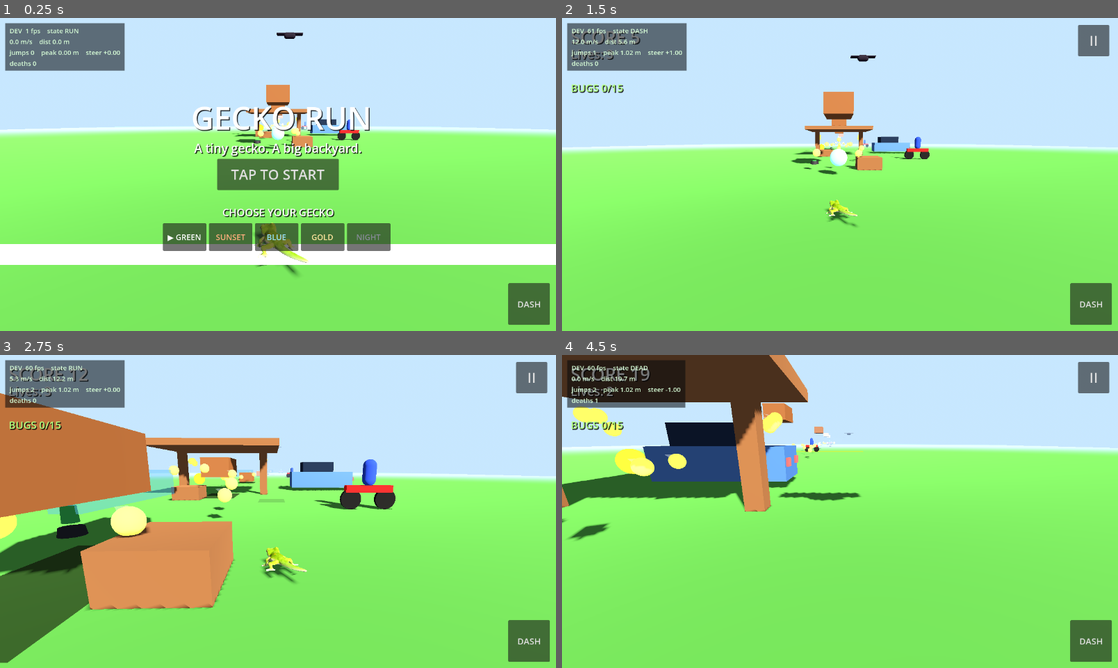
Above: before the commit, frames 1-4 (two rows, left to right).
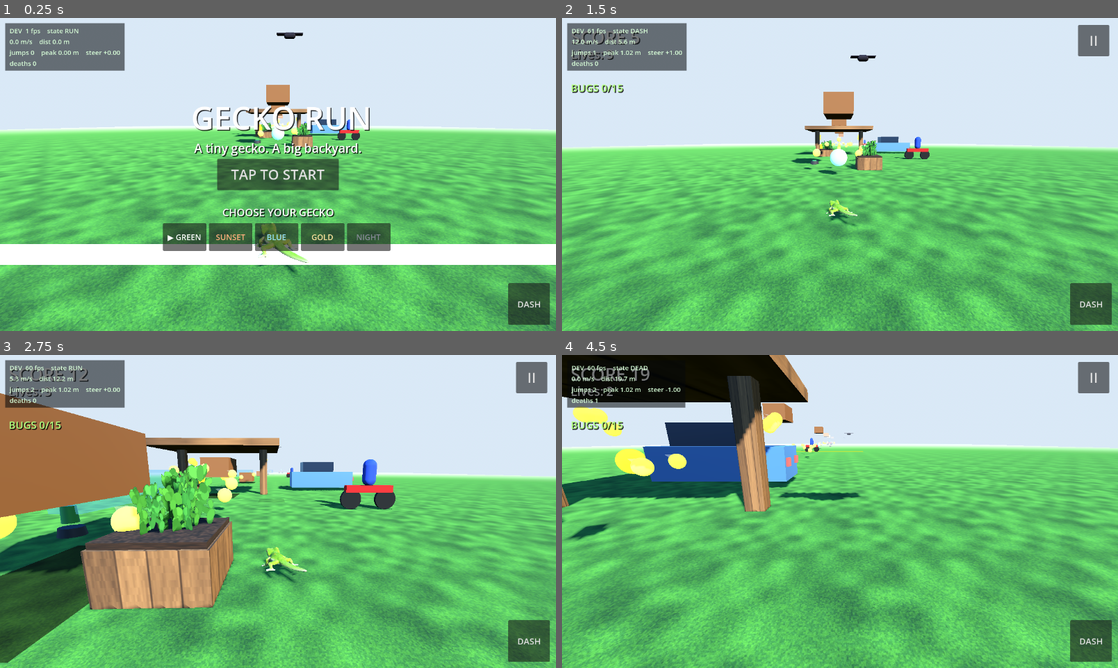
Above: after the commit, the same moments.

Repository: g-shankar/Gecko-run
Game: Godot game, scene res://scenes/main.tscn
Two runs of this game, one before a commit and one after it. Both use one fixed random seed, a clock stepped at 60 frames per second and the inputs below.
Inputs (mouse positions are in pixels of both pictures, inside the frame that each line leads up to):
- Up to frame 1 (0.25 s): no input
- Up to frame 2 (1.5 s): click "TAP TO START" at 0.5 s; move the mouse to (962, 158) at 1.27 s; hold D (steer_right) from 1.28 s (still down); tap Shift (dash) at 1.35 s; click (962, 158) at 1.42 s
- Up to frame 3 (2.75 s): tap Space (jump) at 1.52, 1.82 s; release D (steer_right) at 2 s; drag from (166, 527) to (250, 574) at 2.02 s
- Up to frame 4 (4.5 s): move the mouse to (895, 442) at 2.77 s; hold D (steer_right) 2.78-3.5 s; tap Shift (dash) at 2.85, 4.35 s; drag from (812, 574) to (673, 464) at 3.52 s; move the mouse to (1006, 558) at 4.27 s; hold A (steer_left) from 4.28 s (still down)

The runs differ from the first frame. In frame 1, 50% of the frame differs, in the area x 0-100%, y 4-100%; in frame 2, 56%; in frame 3, 59%; in frame 4, 71%, in the area x 0-100%, y 0-100%.

Commit message:
P24: Florida backyard art pass

Diff:
--- a/scenes/main.tscn
+++ b/scenes/main.tscn
@@ -9,6 +9,7 @@
 [ext_resource type="Script" path="res://scripts/systems/shield_pickup.gd" id="7"]
 [ext_resource type="Script" path="res://scripts/systems/level.gd" id="8"]
 [ext_resource type="Script" path="res://scripts/ui/game_ui.gd" id="9"]
+[ext_resource type="Script" path="res://scripts/systems/backyard_art.gd" id="10"]
 
 [sub_resource type="ProceduralSkyMaterial" id="ProceduralSkyMaterial_1"]
 sky_top_color = Color(0.3, 0.52, 0.88, 1)
@@ -139,6 +140,9 @@
 
 [node name="GameUI" type="CanvasLayer" parent="."]
 script = ExtResource("9")
+
+[node name="BackyardArt" type="Node3D" parent="."]
+script = ExtResource("10")
 # Note: the rig auto-discovers its target via the "gecko" group (see
 # camera_rig.gd). A `target = NodePath("../Gecko")` override does NOT work
 # here -- Godot 4 does not reliably resolve NodePath overrides that point
--- /dev/null
+++ b/scripts/systems/backyard_art.gd
@@ -0,0 +1,316 @@
+extends Node3D
+class_name BackyardArt
+## P24: Florida backyard art pass — VISUALS ONLY.
+##
+## Runs once at scene start and re-skins the gray-box world: a procedural
+## grass lawn, a wooden fence, planted garden beds, a Florida sky, and a
+## warm shadow-casting sun. Every texture is generated in code (no binary
+## assets, no import-pipeline risk). Collision shapes, spawn positions, and
+## gameplay scripts are never touched.
+
+const GRASS_SIZE := 384
+const WOOD_SIZE := 256
+const SOIL_SIZE := 128
+const LEAF_SIZE := 128
+
+var _rng := RandomNumberGenerator.new()
+
+
+func _ready() -> void:
+	_rng.seed = 20260908
+	_setup_environment()
+	_setup_sun()
+	_paint_ground()
+	_paint_fence()
+	_paint_planters()
+	_paint_pergola()
+
+
+## Blue Florida sky, warm haze at the horizon, sky-sourced ambient light,
+## gentle depth fog so the long route fades naturally.
+func _setup_environment() -> void:
+	var we := get_parent().get_node_or_null("WorldEnvironment") as WorldEnvironment
+	if we == null:
+		return
+	var sky_mat := ProceduralSkyMaterial.new()
+	sky_mat.sky_top_color = Color(0.20, 0.44, 0.90)
+	sky_mat.sky_horizon_color = Color(0.74, 0.83, 0.93)
+	sky_mat.ground_bottom_color = Color(0.14, 0.18, 0.11)
+	sky_mat.ground_horizon_color = Color(0.55, 0.66, 0.55)
+	sky_mat.sun_angle_max = 25.0
+	var sky := Sky.new()
+	sky.sky_material = sky_mat
+	var env := Environment.new()
+	env.background_mode = Environment.BG_SKY
+	env.sky = sky
+	env.ambient_light_source = Environment.AMBIENT_SOURCE_SKY
+	env.ambient_light_energy = 0.65
+	env.tonemap_mode = Environment.TONE_MAPPER_FILMIC
+	env.fog_enabled = true
+	env.fog_mode = Environment.FOG_MODE_DEPTH
+	env.fog_light_color = Color(0.74, 0.83, 0.93)
+	env.fog_depth_begin = 35.0
+	env.fog_depth_end = 130.0
+	we.environment = env
+
+
+## Warm afternoon sun; shadows stay on (the gecko's shadow grounds it).
+func _setup_sun() -> void:
+	var sun := get_parent().get_node_or_null("Sun") as DirectionalLight3D
+	if sun == null:
+		return
+	sun.light_color = Color(1.0, 0.94, 0.83)
+	sun.light_energy = 1.3
+	sun.shadow_enabled = true
+
+
+## The lawn: mottled procedural grass tiled every ~2 m.
+func _paint_ground() -> void:
+	var ground := get_parent().get_node_or_null("Ground") as MeshInstance3D
+	if ground == null:
+		return
+	var mat := StandardMaterial3D.new()
+	mat.albedo_texture = _make_grass_texture()
+	mat.roughness = 0.95
+	mat.uv1_scale = Vector3(60, 280, 1)
+	ground.material_override = mat
+
+
+## The finish-gate fence becomes weathered vertical planks.
+func _paint_fence() -> void:
+	var fence := get_parent().get_node_or_null("Fence") as Node3D
+	if fence == null:
+		return
+	var mi := fence.get_node_or_null("MeshInstance3D") as MeshInstance3D
+	if mi == null:
+		return
+	var mat := StandardMaterial3D.new()
+	mat.albedo_texture = _make_wood_texture()
+	mat.roughness = 0.9
+	mat.uv1_scale = Vector3(10, 1.6, 1)
+	mi.material_override = mat
+
+
+## Planter boxes become garden beds: wood sides, soil top, leafy plants.
+## Plants are decoration only — no collision, inside the box footprint.
+func _paint_planters() -> void:
+	var wood := _make_wood_texture()
+	var soil := _make_soil_texture()
+	var leaf := _make_leaf_texture()
+	for pname in ["PlanterBoxA", "PlanterBoxB"]:
+		var pb := get_parent().get_node_or_null(pname) as Node3D
+		if pb == null:
+			continue
+		var mi := pb.get_node_or_null("MeshInstance3D") as MeshInstance3D
+		if mi != null:
+			var wmat := StandardMaterial3D.new()
+			wmat.albedo_texture = wood
+			wmat.roughness = 0.9
+			wmat.uv1_scale = Vector3(1.5, 1, 1)
+			mi.material_override = wmat
+		_add_soil_and_plants(pb, soil, leaf)
+
+
+func _add_soil_and_plants(pb: Node3D, soil_tex: Texture2D, leaf_tex: Texture2D) -> void:
+	var soil_mat := StandardMaterial3D.new()
+	soil_mat.albedo_texture = soil_tex
+	soil_mat.roughness = 1.0
+	var slab := MeshInstance3D.new()
+	slab.name = "SoilSlab"
+	var bm := BoxMesh.new()
+	bm.size = Vector3(1.14, 0.1, 1.14)
+	bm.material = soil_mat
+	slab.mesh = bm
+	slab.position = Vector3(0, 0.32, 0)
+	pb.add_child(slab)
+	var leaf_mat := StandardMaterial3D.new()
+	leaf_mat.albedo_texture = leaf_tex
+	leaf_mat.roughness = 0.9
+	leaf_mat.transparency = BaseMaterial3D.TRANSPARENCY_ALPHA_SCISSOR
+	leaf_mat.alpha_scissor_threshold = 0.5
+	leaf_mat.cull_mode = BaseMaterial3D.CULL_DISABLED
+	for i in 5:
+		var plant := _make_plant(leaf_mat)
+		plant.name = "Plant%d" % (i + 1)
+		plant.position = Vector3(
+			_rng.randf_range(-0.36, 0.36), 0.37, _rng.randf_range(-0.36, 0.36))
+		plant.rotation.y = _rng.randf() * TAU
+		var s := _rng.randf_range(0.8, 1.25)
+		plant.scale = Vector3(s, s * _rng.randf_range(0.9, 1.3), s)
+		pb.add_child(plant)
+
+
+## One plant = two crossed alpha-cutout quads (4 tris, trivial cost).
+func _make_plant(mat: Material) -> Node3D:
+	var p := Node3D.new()
+	p.name = "Plant"
+	for r in 2:
+		var q := MeshInstance3D.new()
+		var qm := QuadMesh.new()
+		qm.size = Vector2(0.5, 0.55)
+		qm.material = mat
+		q.mesh = qm
+		q.position = Vector3(0, 0.27, 0)
+		q.rotation.y = r * PI / 2.0
+		p.add_child(q)
+	return p
+
+
+## The P20 pergola keeps its climbable boxes; they just look like wood now.
+func _paint_pergola() -> void:
+	var level := get_parent().get_node_or_null("Level")
+	if level == null:
+		return
+	var pergola := level.get_node_or_null("Pergola")
+	if pergola == null:
+		return
+	var mat := StandardMaterial3D.new()
+	mat.albedo_texture = _make_wood_texture()
+	mat.roughness = 0.9
+	for body in pergola.get_children():
+		for c in body.get_children():
+			if c is MeshInstance3D:
+				(c as MeshInstance3D).material_override = mat
+
+
+# ---------------------------------------------------------------- textures
+
+func _make_grass_texture() -> ImageTexture:
+	var n := GRASS_SIZE
+	var gw := 48
+	var grid := PackedFloat32Array()
+	grid.resize(gw * gw)
+	for gy in gw:
+		for gx in gw:
+			grid[gy * gw + gx] = _pvnoise(gx * 8.0 / gw, gy * 8.0 / gw, 11, 8, 8)
+	var img := Image.create(n, n, false, Image.FORMAT_RGB8)
+	for y in n:
+		for x in n:
+			var fx := float(x) / n * gw
+			var fy := float(y) / n * gw
+			var mottle := _sample_grid(grid, gw, fx, fy)
+			var clump := _hash(x / 3, y / 3, 91)
+			var grain := _hash(x, y, 37)
+			var g := 0.40 + (mottle - 0.5) * 0.20 + (clump - 0.5) * 0.10 + (grain - 0.5) * 0.08
+			var r := 0.22 + (mottle - 0.5) * 0.14 + (clump - 0.5) * 0.08 + (grain - 0.5) * 0.06
+			var b := 0.14 + (mottle - 0.5) * 0.07 + (grain - 0.5) * 0.05
+			img.set_pixel(x, y, Color(r, g, b))
+	# Short blade strokes for a lawn feel at gecko height.
+	for i in 700:
+		var x := _rng.randi_range(0, n - 1)
+		var y := _rng.randi_range(0, n - 1)
+		var dark := _rng.randf() < 0.6
+		for k in _rng.randi_range(2, 5):
+			var yy := y + k
+			if yy >= n:
+				break
+			var c := img.get_pixel(x, yy)
+			img.set_pixel(x, yy, c * (0.82 if dark else 1.12))
+	img.generate_mipmaps()
+	return ImageTexture.create_from_image(img)
+
+
+func _make_wood_texture() -> ImageTexture:
+	var n := WOOD_SIZE
+	var planks := 8
+	var pw := n / planks
+	var img := Image.create(n, n, false, Image.FORMAT_RGB8)
+	for y in n:
+		for x in n:
+			var plank := x / pw
+			var ptone := _hash(plank, 7, 51)
+			var grain := _pvnoise(x / 4.0, y / 64.0, 77, 64, 4)
+			var streak := _hash(x / 2, y / 16, 63)
+			var v := 0.85 + (ptone - 0.5) * 0.35 + (grain - 0.5) * 0.22 + (streak - 0.5) * 0.12
+			var c := Color(0.52 * v, 0.36 * v, 0.23 * v)
+			if x % pw < 2:
+				c *= 0.55 # plank seam
+			img.set_pixel(x, y, c)
+	img.generate_mipmaps()
+	return ImageTexture.create_from_image(img)
+
+
+func _make_soil_texture() -> ImageTexture:
+	var n := SOIL_SIZE
+	var img := Image.create(n, n, false, Image.FORMAT_RGB8)
+	for y in n:
+		for x in n:
+			var grain := _hash(x, y, 71)
+			var clump := _hash(x / 4, y / 4, 83)
+			var v := 0.75 + (grain - 0.5) * 0.6 + (clump - 0.5) * 0.3
+			img.set_pixel(x, y, Color(0.24 * v, 0.16 * v, 0.11 * v))
+	img.generate_mipmaps()
+	return ImageTexture.create_from_image(img)
+
+
+## A cluster of painted leaves on transparency; alpha-scissored in 3D.
+func _make_leaf_texture() -> ImageTexture:
+	var n := LEAF_SIZE
+	var img := Image.create(n, n, true, Image.FORMAT_RGBA8)
+	img.fill(Color(0, 0, 0, 0))
+	for i in 52:
+		var cx := _rng.randf_range(14, n - 14)
+		var cy := _rng.randf_range(20, n - 8)
+		var rx := _rng.randf_range(5, 11)
+		var ry := _rng.randf_range(9, 18)
+		var ang := _rng.randf() * PI
+		var shade := _rng.randf()
+		var leaf := Color(0.16 + shade * 0.14, 0.38 + shade * 0.2, 0.12 + shade * 0.1)
+		var ca := cos(ang)
+		var sa := sin(ang)
+		var x0 := int(max(0, cx - rx - 2))
+		var x1 := int(min(n - 1, cx + rx + 2))
+		var y0 := int(max(0, cy - ry - 2))
+		var y1 := int(min(n - 1, cy + ry + 2))
+		for yy in range(y0, y1 + 1):
+			for xx in range(x0, x1 + 1):
+				var dx := xx - cx
+				var dy := yy - cy
+				var lx := dx * ca + dy * sa
+				var ly := -dx * sa + dy * ca
+				if (lx * lx) / (rx * rx) + (ly * ly) / (ry * ry) <= 1.0:
+					img.set_pixel(xx, yy, leaf)
+	img.generate_mipmaps()
+	return ImageTexture.create_from_image(img)
+
+
+# ------------------------------------------------------------------ noise
+
+func _hash(x: int, y: int, seed: int) -> float:
+	var h: int = x * 374761393 + y * 668265263 + seed * 144269504088
+	h = (h ^ (h >> 13)) * 1274126177
+	h = h ^ (h >> 16)
+	return float(h & 0x7fffffff) / 2147483647.0
+
+
+## Tileable value noise: lattice wraps at (px, py) so textures tile cleanly.
+func _pvnoise(x: float, y: float, seed: int, px: int, py: int) -> float:
+	var xi := int(floorf(x))
+	var yi := int(floorf(y))
+	var xf: float = x - floorf(x)
+	var yf: float = y - floorf(y)
+	var u: float = xf * xf * (3.0 - 2.0 * xf)
+	var v: float = yf * yf * (3.0 - 2.0 * yf)
+	var x0 := posmod(xi, px)
+	var y0 := posmod(yi, py)
+	var x1 := posmod(xi + 1, px)
+	var y1 := posmod(yi + 1, py)
+	var a := _hash(x0, y0, seed)
+	var b := _hash(x1, y0, seed)
+	var c := _hash(x0, y1, seed)
+	var d := _hash(x1, y1, seed)
+	return a + (b - a) * u + (c - a) * v + (a - b - c + d) * u * v
+
+
+func _sample_grid(grid: PackedFloat32Array, gw: int, fx: float, fy: float) -> float:
+	var x0 := posmod(int(floor(fx)), gw)
+	var y0 := posmod(int(floor(fy)), gw)
+	var x1 := (x0 + 1) % gw
+	var y1 := (y0 + 1) % gw
+	var tx: float = fx - floorf(fx)
+	var ty: float = fy - floorf(fy)
+	var a: float = grid[y0 * gw + x0]
+	var b: float = grid[y0 * gw + x1]
+	var c: float = grid[y1 * gw + x0]
+	var d: float = grid[y1 * gw + x1]
+	return a + (b - a) * tx + (c - a) * ty + (a - b - c + d) * tx * ty
--- /dev/null
+++ b/tests/test_p24.gd
@@ -0,0 +1,141 @@
+extends SceneTree
+## Gecko Run — P24 tests: Florida backyard art pass (visuals only).
+##
+## 1. BackyardArt node exists in the main scene.
+## 2. WorldEnvironment uses a sky background (BG_SKY) with a ProceduralSkyMaterial.
+## 3. A DirectionalLight3D sun exists with shadows enabled.
+## 4. Ground has a textured grass material_override.
+## 5. Fence mesh has a textured wood material_override.
+## 6. Planter boxes have wood material, a SoilSlab, and leafy plants
+##    (alpha-cutout, no collision).
+## 7. Pergola meshes got the wood material.
+## 8. Collision is untouched: ground boundary shape, planter/fence box
+##    shapes and sizes, planter positions.
+
+var _pass := 0
+var _fail := 0
+
+
+func check(cond: bool, label: String) -> void:
+	if cond:
+		_pass += 1
+		print("PASS: ", label)
+	else:
+		_fail += 1
+		print("FAIL: ", label)
+
+
+func _tex_of(mi: MeshInstance3D) -> Texture2D:
+	if mi == null:
+		return null
+	var m := mi.material_override as StandardMaterial3D
+	if m == null:
+		return null
+	return m.albedo_texture
+
+
+func _initialize() -> void:
+	# --- GameState setup (P13/P18 pattern) ---
+	var auto: Node = root.get_node_or_null("GameState")
+	if auto != null:
+		auto.queue_free()
+		await process_frame
+	var gs: Node = load("res://scripts/systems/game_state.gd").new()
+	gs.name = "GameState"
+	root.add_child(gs)
+	await process_frame
+
+	var main: Node3D = load("res://scenes/main.tscn").instantiate()
+	root.add_child(main)
+	await process_frame
+	await process_frame
+
+	# --- 1: BackyardArt node ---
+	var art := main.get_node_or_null("BackyardArt")
+	check(art != null, "BackyardArt node exists in main scene")
+	check(art != null and art.get_script() != null, "BackyardArt has its script attached")
+
+	# --- 2: sky environment ---
+	var we := main.get_node_or_null("WorldEnvironment") as WorldEnvironment
+	check(we != null and we.environment != null, "WorldEnvironment has an Environment")
+	var env_ok := we != null and we.environment != null \
+		and we.environment.background_mode == Environment.BG_SKY \
+		and we.environment.sky != null \
+		and we.environment.sky.sky_material is ProceduralSkyMaterial
+	check(env_ok, "environment uses BG_SKY with a ProceduralSkyMaterial")
+	check(we.environment.ambient_light_energy > 0.0, "ambient light is on")
+
+	# --- 3: sun with shadows ---
+	var sun := main.get_node_or_null("Sun") as DirectionalLight3D
+	check(sun != null, "Sun DirectionalLight3D exists")
+	check(sun != null and sun.shadow_enabled, "sun has shadows enabled")
+
+	# --- 4: grass ground ---
+	var ground := main.get_node_or_null("Ground") as MeshInstance3D
+	var grass_tex := _tex_of(ground)
+	check(grass_tex != null, "Ground has a textured material_override (grass)")
+	check(grass_tex != null and grass_tex.get_size().x >= 256, "grass texture is hi-res enough")
+
+	# --- 5: wooden fence ---
+	var fence_mi := main.get_node_or_null("Fence/MeshInstance3D") as MeshInstance3D
+	check(_tex_of(fence_mi) != null, "Fence mesh has a wood texture")
+
+	# --- 6: planted garden beds ---
+	for pname in ["PlanterBoxA", "PlanterBoxB"]:
+		var pb := main.get_node_or_null(pname) as Node3D
+		check(pb != null, "%s still exists" % pname)
+		var pmi := main.get_node_or_null(pname + "/MeshInstance3D") as MeshInstance3D
+		check(_tex_of(pmi) != null, "%s box has a wood texture" % pname)
+		var soil := pb.get_node_or_null("SoilSlab") if pb != null else null
+		check(soil is MeshInstance3D, "%s has a SoilSlab" % pname)
+		var plants := 0
+		var alpha_cutout := false
+		if pb != null:
+			for c in pb.get_children():
+				if String(c.name).begins_with("Plant"):
+					plants += 1
+					for q in c.get_children():
+						if q is MeshInstance3D:
+							var qm := (q as MeshInstance3D).mesh as QuadMesh
+							var lm := qm.material as StandardMaterial3D if qm != null else null
+							if lm != null and lm.transparency == BaseMaterial3D.TRANSPARENCY_ALPHA_SCISSOR:
+								alpha_cutout = true
+		check(plants >= 4, "%s has leafy plants (%d)" % [pname, plants])
+		check(alpha_cutout, "%s plants use alpha cutout" % pname)
+
+	# --- 7: pergola re-skinned ---
+	var pergola := main.get_node_or_null("Level/Pergola")
+	check(pergola != null, "Pergola still built by Level")
+	var pergola_textured := false
+	if pergola != null:
+		for body in pergola.get_children():
+			for c in body.get_children():
+				if c is MeshInstance3D and _tex_of(c) != null:
+					pergola_textured = true
+	check(pergola_textured, "Pergola meshes carry the wood texture")
+
+	# --- 8: collision untouched ---
+	var gcol := main.get_node_or_null("GroundBody/CollisionShape3D") as CollisionShape3D
+	check(gcol != null and gcol.shape is WorldBoundaryShape3D,
+		"ground collision still an infinite WorldBoundaryShape3D")
+	var pa_col := main.get_node_or_null("PlanterBoxA/CollisionShape3D") as CollisionShape3D
+	check(pa_col != null and pa_col.shape is BoxShape3D \
+		and (pa_col.shape as BoxShape3D).size.is_equal_approx(Vector3(1.2, 0.6, 1.2)),
+		"PlanterBoxA collision box unchanged")
+	var pb_col := main.get_node_or_null("PlanterBoxB/CollisionShape3D") as CollisionShape3D
+	check(pb_col != null and pb_col.shape is BoxShape3D \
+		and (pb_col.shape as BoxShape3D).size.is_equal_approx(Vector3(1.2, 0.6, 1.2)),
+		"PlanterBoxB collision box unchanged")
+	check(main.get_node_or_null("PlanterBoxA").position.is_equal_approx(Vector3(1.5, 0.3, -6)),
+		"PlanterBoxA position unchanged")
+	check(main.get_node_or_null("PlanterBoxB").position.is_equal_approx(Vector3(-1.2, 0.3, -14)),
+		"PlanterBoxB position unchanged")
+	var f_col := main.get_node_or_null("Fence/CollisionShape3D") as CollisionShape3D
+	check(f_col != null and f_col.shape is BoxShape3D \
+		and (f_col.shape as BoxShape3D).size.is_equal_approx(Vector3(14, 5, 1)),
+		"Fence collision box unchanged")
+	check(main.get_node("Fence").is_in_group("climbable"), "Fence still climbable")
+
+	main.queue_free()
+	print("--- P24: %d passed, %d failed ---" % [_pass, _fail])
+	quit(_fail)
Not shown: 1 places in scenes/main.tscn that only renumber resources
